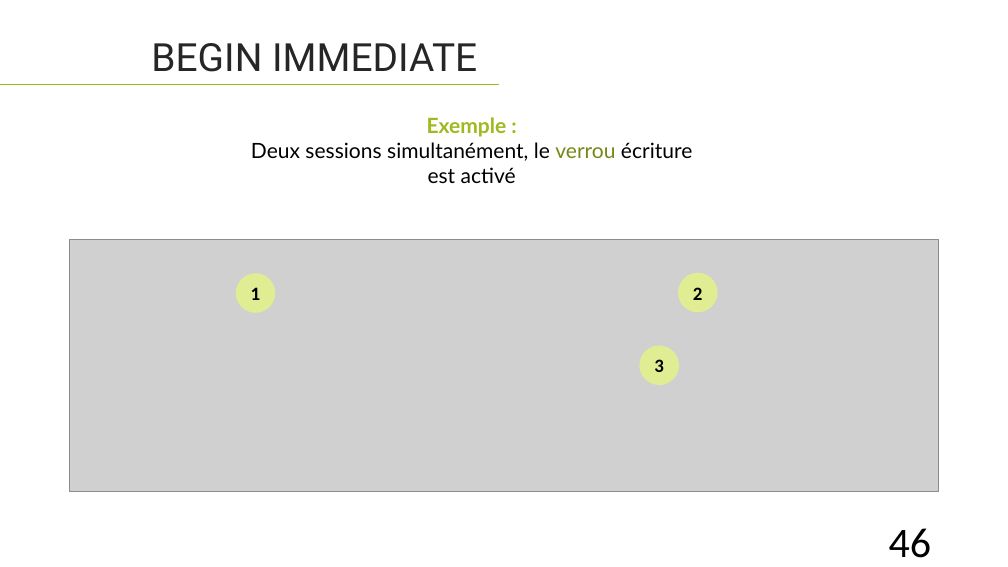
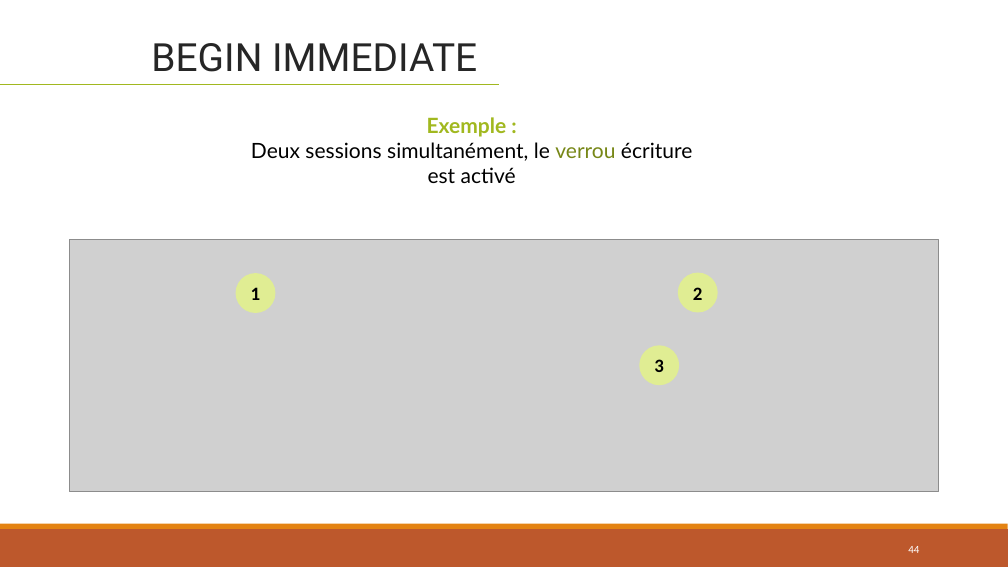
Before and after one commit to lahcenrahlaoui/Wingardium_Leviosaaaa, a slide deck: slide 44 of Presentation-projet-SQLite (1) - Copy.pptx (slide 46 before the commit). Drawn at 1008x567 pixels with LibreOffice and Linux fonts; fonts in the diff are those of the drawing; grey boxes stand for pictures. Boxes give left, top, right and bottom in pixels: in the first picture for what was removed or moved away, otherwise in the second. Text is boxed around its words. In the diff, an @@ line names an element or a change of style, - is before the commit and + after.

```diff
--- a/Presentation-projet-SQLite (1) - Copy.pptx
+++ b/Presentation-projet-SQLite (1) - Copy.pptx
@@ rectangle added at box(0, 529, 1008, 567), fill #BD582C @@
@@ rectangle added at box(0, 524, 1008, 529), fill #E48312 @@
@@ page number at box(908, 546, 919, 553): text changed; size 40 to 10.5 pt; text colour #000000 to #FFFFFF @@
-46
+44
```
Also in this commit, not shown: 47 other slides changed, 5 slides added, 7 slides removed.
